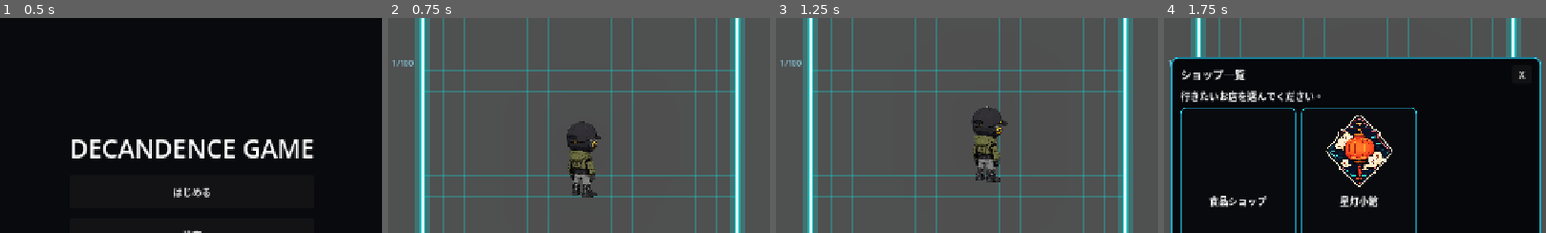
Above: before the commit, frames 1-4 (left to right).
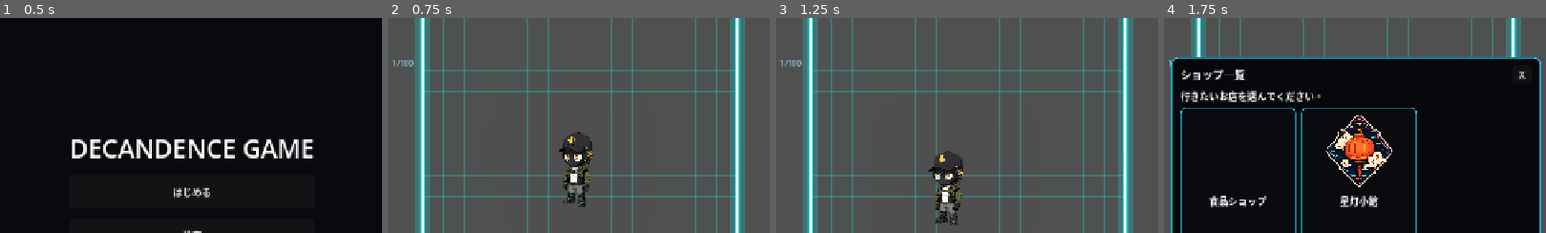
Above: after the commit, the same moments.

Repository: grimoire1089-coder/optimistic
Game: Godot game, scene res://Scenes/Boot/TitleScene.tscn
Two runs of this game, one before a commit and one after it. Both use one fixed random seed, a clock stepped at 60 frames per second and the inputs below. Sound files missing from this copy of the repository are replaced by a short silence.
Inputs:
- Up to frame 1 (0.5 s): no input
- Up to frame 2 (0.75 s): click "はじめる" at 0.5 s
- Up to frame 3 (1.25 s): no input
- Up to frame 4 (1.75 s): click "ショップ" at 1.25 s
The pictures show only the part of the screen within x 25-75%, y 5-55%; the shares and areas given below are measured in that part.

Frame 1 is identical in both runs. In frame 2, 2.2% of the frame differs, in the area x 44-56%, y 48-88%; in frame 3, 3.9%, in the area x 39-61%, y 40-97%; in frame 4, less than 0.1%.

Commit message:
Make wandering respect actor grid footprint

Diff:
--- a/Scripts/Characters/Robin/Modules/RobinRandomWanderModule.gd
+++ b/Scripts/Characters/Robin/Modules/RobinRandomWanderModule.gd
@@ -1,13 +1,19 @@
 extends Node
 class_name RobinRandomWanderModule
+
+const INVALID_GRID_POSITION := Vector2i(-999999, -999999)
 
 @export var walk_speed: float = 80.0
 @export var screen_margin: float = 96.0
 @export var side_ui_margin: float = 280.0
 @export var movement_area_provider_path: NodePath
-@export var idle_chance: float = 0.25
-@export var idle_time_range: Vector2 = Vector2(0.4, 1.0)
+@export var furniture_placement_module_path: NodePath
+@export var idle_chance: float = 0.65
+@export var idle_time_range: Vector2 = Vector2(2.5, 5.5)
 @export var walk_time_range: Vector2 = Vector2(1.0, 2.2)
+@export var use_grid_path_movement: bool = true
+@export var actor_grid_footprint: Vector2i = Vector2i(2, 4)
+@export var grid_arrival_distance: float = 6.0
 
 # 枠線からキャラクター画像がはみ出さないよう、原点の移動範囲を内側へ縮める量です。
 # 物理コリジョンではなく、見た目サイズ用の余白です。
@@ -16,16 +22,19 @@
 
 var _body: Node2D
 var _movement_area_provider: Node
+var _furniture_placement_module: Node
 var _rng := RandomNumberGenerator.new()
 var _timer: float = 0.0
 var _is_idle: bool = false
 var _direction: Vector2 = Vector2.DOWN
 var _walk_directions: Array[Vector2] = []
+var _path_cells: Array[Vector2i] = []
 
 
 func setup(body: Node2D) -> void:
 	_body = body
 	_resolve_movement_area_provider()
+	_resolve_furniture_placement_module()
 	_rng.randomize()
 	_setup_walk_directions()
 	_pick_next_action()
@@ -38,6 +47,7 @@
 	movement_area_provider_path = next_provider_path
 	_movement_area_provider = null
 	_resolve_movement_area_provider()
+	_path_cells.clear()
 	_pick_next_action()
 	clamp_body_to_movement_area()
 
@@ -46,15 +56,21 @@
 	if _body == null:
 		return Vector2.ZERO
 
+	_keep_inside_movement_area()
+
+	if _is_idle:
+		_timer -= delta
+		if _timer <= 0.0:
+			_pick_next_action()
+		return Vector2.ZERO
+
+	if _uses_grid_path_movement():
+		return _get_grid_path_velocity()
+
 	_timer -= delta
 	if _timer <= 0.0:
 		_pick_next_action()
 
-	_keep_inside_movement_area()
-
-	if _is_idle:
-		return Vector2.ZERO
-
 	return _direction * walk_speed
 
 
@@ -67,7 +83,14 @@
 		return Vector2.ZERO
 
 	var movement_area := get_movement_area()
-	return movement_area.position + movement_area.size * 0.5
+	var fallback_center := movement_area.position + movement_area.size * 0.5
+	if not _uses_grid_path_movement():
+		return fallback_center
+
+	var nearest_top_left := _get_nearest_walkable_top_left_to_world_position(fallback_center)
+	if not _is_valid_grid_position(nearest_top_left):
+		return fallback_center
+	return _get_actor_grid_area_center(nearest_top_left)
 
 
 func get_visual_movement_area() -> Rect2:
@@ -112,6 +135,9 @@
 func clamp_body_to_movement_area() -> bool:
 	if _body == null:
 		return false
+
+	if _uses_grid_path_movement():
+		return _clamp_body_to_grid_footprint_area()
 
 	var movement_area := get_movement_area()
 	var area_end := movement_area.end
@@ -156,17 +182,213 @@
 
 func _pick_next_action() -> void:
 	_setup_walk_directions()
+	_path_cells.clear()
 	_is_idle = _rng.randf() < idle_chance
 
 	if _is_idle:
-		_timer = _rng.randf_range(idle_time_range.x, idle_time_range.y)
+		_start_idle()
+		return
+
+	if _uses_grid_path_movement():
+		if _pick_next_grid_path():
+			return
+		_start_idle()
 		return
 
 	_timer = _rng.randf_range(walk_time_range.x, walk_time_range.y)
 	_direction = _walk_directions[_rng.randi_range(0, _walk_directions.size() - 1)]
 
 
+func _start_idle() -> void:
+	_is_idle = true
+	_timer = _rng.randf_range(idle_time_range.x, idle_time_range.y)
+
+
+func _get_grid_path_velocity() -> Vector2:
+	while not _path_cells.is_empty():
+		var waypoint_cell := _path_cells[0]
+		if not _is_actor_grid_area_walkable(waypoint_cell):
+			_pick_next_action()
+			return Vector2.ZERO
+
+		var waypoint_position := _get_actor_grid_area_center(waypoint_cell)
+		var to_waypoint := waypoint_position - _body.global_position
+		if to_waypoint.length() > grid_arrival_distance:
+			_direction = to_waypoint.normalized()
+			return _direction * walk_speed
+
+		_body.global_position = waypoint_position
+		_path_cells.remove_at(0)
+
+	_start_idle()
+	return Vector2.ZERO
+
+
+func _pick_next_grid_path() -> bool:
+	var start_cell := _get_current_actor_top_left_grid_position()
+	if not _is_actor_grid_area_walkable(start_cell):
+		start_cell = _get_nearest_walkable_top_left_to_world_position(_body.global_position)
+		if not _is_valid_grid_position(start_cell):
+			return false
+		_body.global_position = _get_actor_grid_area_center(start_cell)
+
+	var target_cell := _pick_random_walkable_top_left_excluding(start_cell)
+	if not _is_valid_grid_position(target_cell) or target_cell == start_cell:
+		return false
+
+	_path_cells = _find_grid_path(start_cell, target_cell)
+	return not _path_cells.is_empty()
+
+
+func _find_grid_path(start_cell: Vector2i, target_cell: Vector2i) -> Array[Vector2i]:
+	var path: Array[Vector2i] = []
+	if start_cell == target_cell:
+		return path
+	if not _is_actor_grid_area_walkable(start_cell) or not _is_actor_grid_area_walkable(target_cell):
+		return path
+
+	var frontier: Array[Vector2i] = [start_cell]
+	var came_from: Dictionary = {}
+	came_from[_grid_key(start_cell)] = INVALID_GRID_POSITION
+	var read_index := 0
+	var steps: Array[Vector2i] = [Vector2i.RIGHT, Vector2i.DOWN, Vector2i.LEFT, Vector2i.UP]
+
+	while read_index < frontier.size():
+		var current := frontier[read_index]
+		read_index += 1
+
+		if current == target_cell:
+			break
+
+		for step in steps:
+			var next_cell := current + step
+			var next_key := _grid_key(next_cell)
+			if came_from.has(next_key):
+				continue
+			if not _is_actor_grid_area_walkable(next_cell):
+				continue
+			came_from[next_key] = current
+			frontier.append(next_cell)
+
+	var target_key := _grid_key(target_cell)
+	if not came_from.has(target_key):
+		return path
+
+	var trace_cell := target_cell
+	while trace_cell != start_cell:
+		path.insert(0, trace_cell)
+		trace_cell = came_from[_grid_key(trace_cell)] as Vector2i
+
+	return path
+
+
+func _pick_random_walkable_top_left_excluding(excluded_cell: Vector2i) -> Vector2i:
+	var candidates := _get_all_walkable_top_left_cells()
+	if candidates.is_empty():
+		return INVALID_GRID_POSITION
+	if candidates.size() == 1:
+		return candidates[0]
+
+	for _i in range(16):
+		var candidate := candidates[_rng.randi_range(0, candidates.size() - 1)]
+		if candidate != excluded_cell:
+			return candidate
+
+	for candidate in candidates:
+		if candidate != excluded_cell:
+			return candidate
+
+	return INVALID_GRID_POSITION
+
+
+func _get_all_walkable_top_left_cells() -> Array[Vector2i]:
+	var cells: Array[Vector2i] = []
+	var room_map := _get_room_map()
+	if room_map == null:
+		return cells
+
+	var grid_size := room_map.get_grid_size()
+	var footprint := _get_safe_actor_grid_footprint()
+	var max_x := grid_size.x - footprint.x
+	var max_y := grid_size.y - footprint.y
+	if max_x < 0 or max_y < 0:
+		return cells
+
+	for y in range(max_y + 1):
+		for x in range(max_x + 1):
+			var cell := Vector2i(x, y)
+			if _is_actor_grid_area_walkable(cell):
+				cells.append(cell)
+	return cells
+
+
+func _get_nearest_walkable_top_left_to_world_position(world_position: Vector2) -> Vector2i:
+	var nearest_cell := INVALID_GRID_POSITION
+	var nearest_distance := INF
+	for cell in _get_all_walkable_top_left_cells():
+		var center := _get_actor_grid_area_center(cell)
+		var distance := world_position.distance_squared_to(center)
+		if distance < nearest_distance:
+			nearest_distance = distance
+			nearest_cell = cell
+	return nearest_cell
+
+
+func _get_current_actor_top_left_grid_position() -> Vector2i:
+	var room_map := _get_room_map()
+	if room_map == null or _body == null:
+		return INVALID_GRID_POSITION
+	var footprint := _get_safe_actor_grid_footprint()
+	var center_cell := room_map.world_to_grid(_body.global_position)
+	return center_cell - Vector2i(floori(float(footprint.x) * 0.5), floori(float(footprint.y) * 0.5))
+
+
+func _get_actor_grid_area_center(top_left_cell: Vector2i) -> Vector2:
+	var room_map := _get_room_map()
+	if room_map == null:
+		return Vector2.ZERO
+	return room_map.grid_to_world_area_center(top_left_cell, _get_safe_actor_grid_footprint())
+
+
+func _is_actor_grid_area_walkable(top_left_cell: Vector2i) -> bool:
+	if not _is_valid_grid_position(top_left_cell):
+		return false
+	var room_map := _get_room_map()
+	if room_map == null:
+		return false
+	var footprint := _get_safe_actor_grid_footprint()
+	if not room_map.is_grid_area_inside(top_left_cell, footprint):
+		return false
+
+	var furniture_placement := _get_furniture_placement_module()
+	if furniture_placement != null and furniture_placement.has_method("can_place_at"):
+		return furniture_placement.call("can_place_at", top_left_cell, footprint) == true
+
+	return true
+
+
+func _clamp_body_to_grid_footprint_area() -> bool:
+	var current_cell := _get_current_actor_top_left_grid_position()
+	if _is_actor_grid_area_walkable(current_cell):
+		return false
+
+	var nearest_cell := _get_nearest_walkable_top_left_to_world_position(_body.global_position)
+	if not _is_valid_grid_position(nearest_cell):
+		return false
+
+	var clamped_position := _get_actor_grid_area_center(nearest_cell)
+	if _body.global_position.distance_squared_to(clamped_position) <= 0.001:
+		return false
+
+	_body.global_position = clamped_position
+	_path_cells.clear()
+	return true
+
+
 func _keep_inside_movement_area() -> void:
+	if _uses_grid_path_movement():
+		return
+
 	var movement_area := get_movement_area()
 	var min_pos := movement_area.position
 	var max_pos := movement_area.end
@@ -187,6 +409,32 @@
 		_direction = target_direction.normalized()
 		_is_idle = false
 		_timer = max(_timer, 0.35)
+
+
+func _uses_grid_path_movement() -> bool:
+	return use_grid_path_movement and _get_room_map() != null and _get_safe_actor_grid_footprint().x > 0 and _get_safe_actor_grid_footprint().y > 0
+
+
+func _get_safe_actor_grid_footprint() -> Vector2i:
+	return Vector2i(maxi(actor_grid_footprint.x, 1), maxi(actor_grid_footprint.y, 1))
+
+
+func _get_room_map() -> RoomMapGridModule:
+	_resolve_movement_area_provider()
+	return _movement_area_provider as RoomMapGridModule
+
+
+func _get_furniture_placement_module() -> Node:
+	_resolve_furniture_placement_module()
+	return _furniture_placement_module
+
+
+func _grid_key(grid_position: Vector2i) -> String:
+	return "%d,%d" % [grid_position.x, grid_position.y]
+
+
+func _is_valid_grid_position(grid_position: Vector2i) -> bool:
+	return grid_position != INVALID_GRID_POSITION
 
 
 func _get_provider_visual_map_rect() -> Rect2:
@@ -211,3 +459,17 @@
 
 	if _body != null:
 		_movement_area_provider = _body.get_node_or_null(movement_area_provider_path)
+
+
+func _resolve_furniture_placement_module() -> void:
+	if _furniture_placement_module != null:
+		return
+	if furniture_placement_module_path.is_empty():
+		return
+
+	_furniture_placement_module = get_node_or_null(furniture_placement_module_path)
+	if _furniture_placement_module != null:
+		return
+
+	if _body != null:
+		_furniture_placement_module = _body.get_node_or_null(furniture_placement_module_path)
